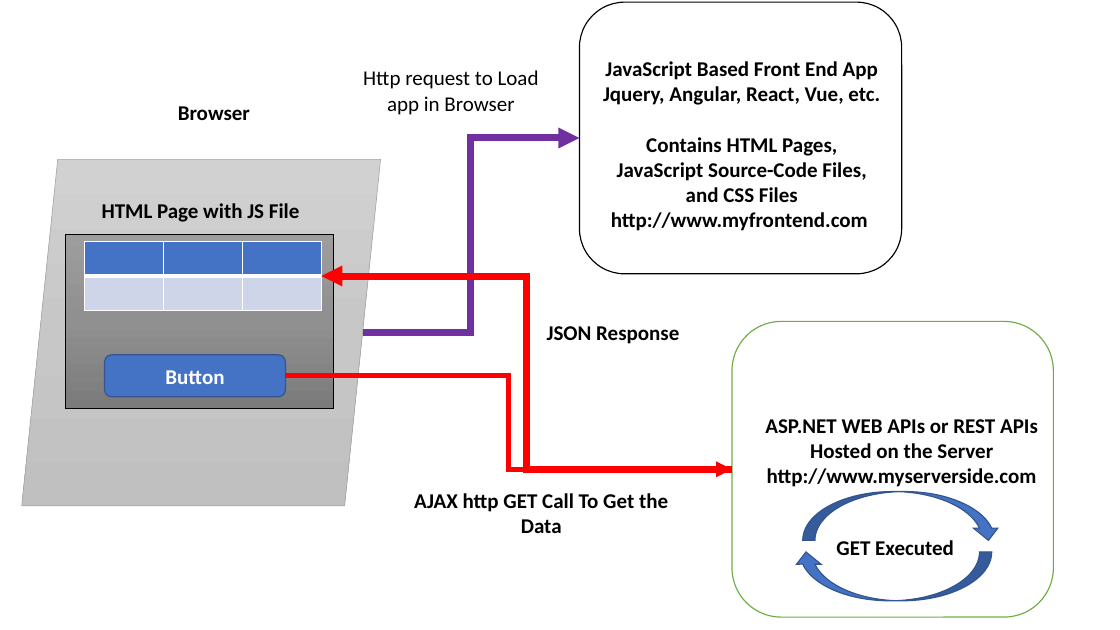
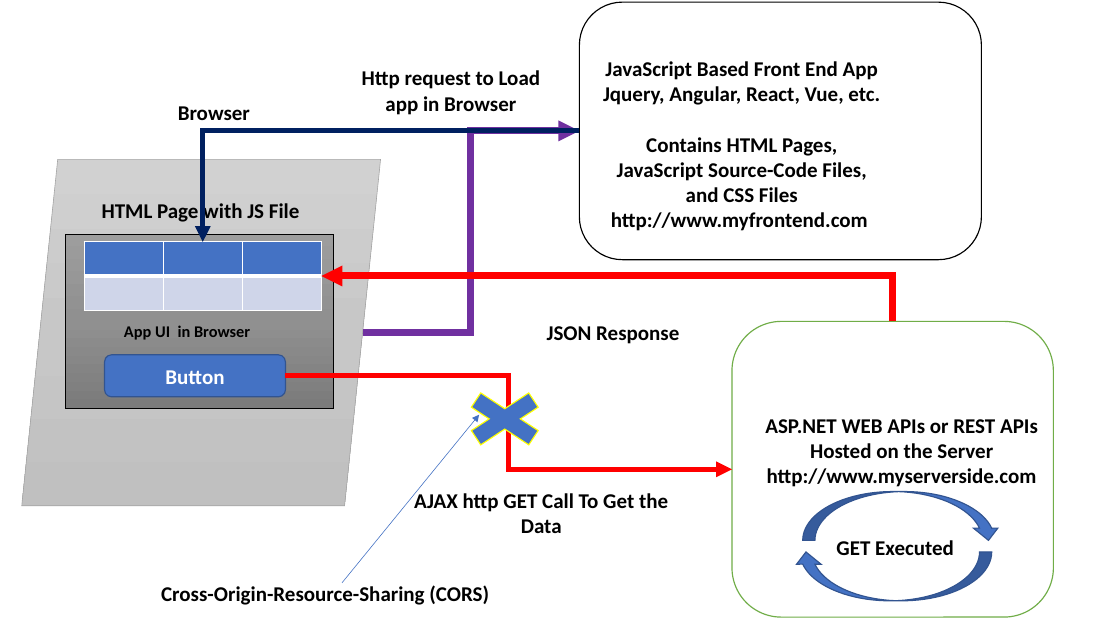
Before and after one commit to maheshsabnis/NetFrwk_Projects, a slide deck: slide 46 of Training-Images.pptx. Drawn at 1120x630 pixels with LibreOffice and Linux fonts; fonts in the diff are those of the drawing. Boxes give left, top, right and bottom in pixels: in the first picture for what was removed or moved away, otherwise in the second. Text is boxed around its words. In the diff, an @@ line names an element or a change of style, - is before the commit and + after.

```diff
--- a/Training-Images.pptx
+++ b/Training-Images.pptx
@@ rounded rectangle: place and size @@
-rounded rectangle at (580,3,902,274)
+rounded rectangle at (580,3,982,260)
@@ text "Http request to Load app ..." at (362,70,540,115): bold on @@
@@ elbow arrow added from (580, 131) to (202, 242), #002060 4.5 pt @@
@@ elbow arrow moved from (363, 333) - (580, 138) to (363, 333) - (580, 131) @@
@@ elbow arrow moved from (732, 470) - (322, 276) to (893, 322) - (322, 276) @@
@@ text added at (124,325,250,340), 14 pt, text #000000, bold @@
+App UI in Browser
@@ cross added at (450,383,560,455), fill #4472C4, outline #FFFF00 1 pt @@
@@ arrow added from (342, 583) to (479, 415), #4472C4 0.5 pt @@
@@ text added at (161,585,489,605), 18 pt, text #000000, bold @@
+Cross-Origin-Resource-Sharing (CORS)
```
Also in this commit, not shown: 8 other files.
